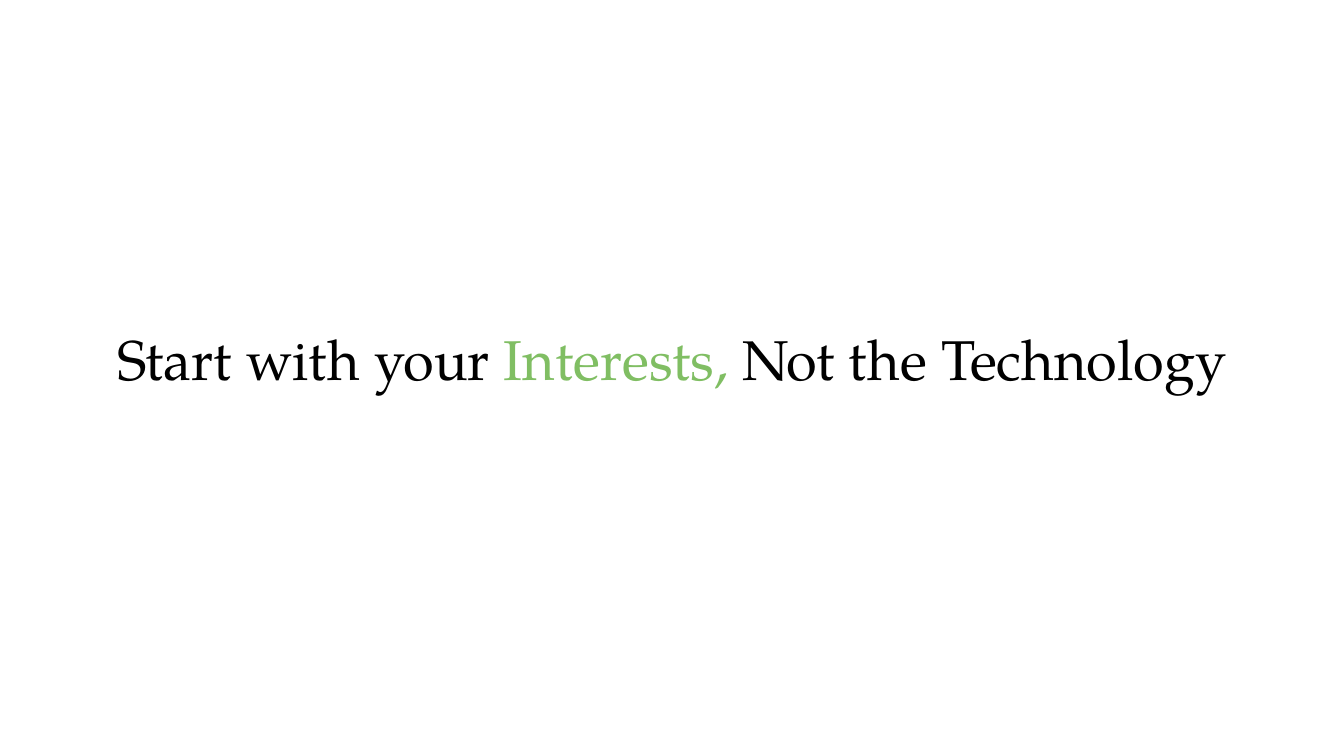
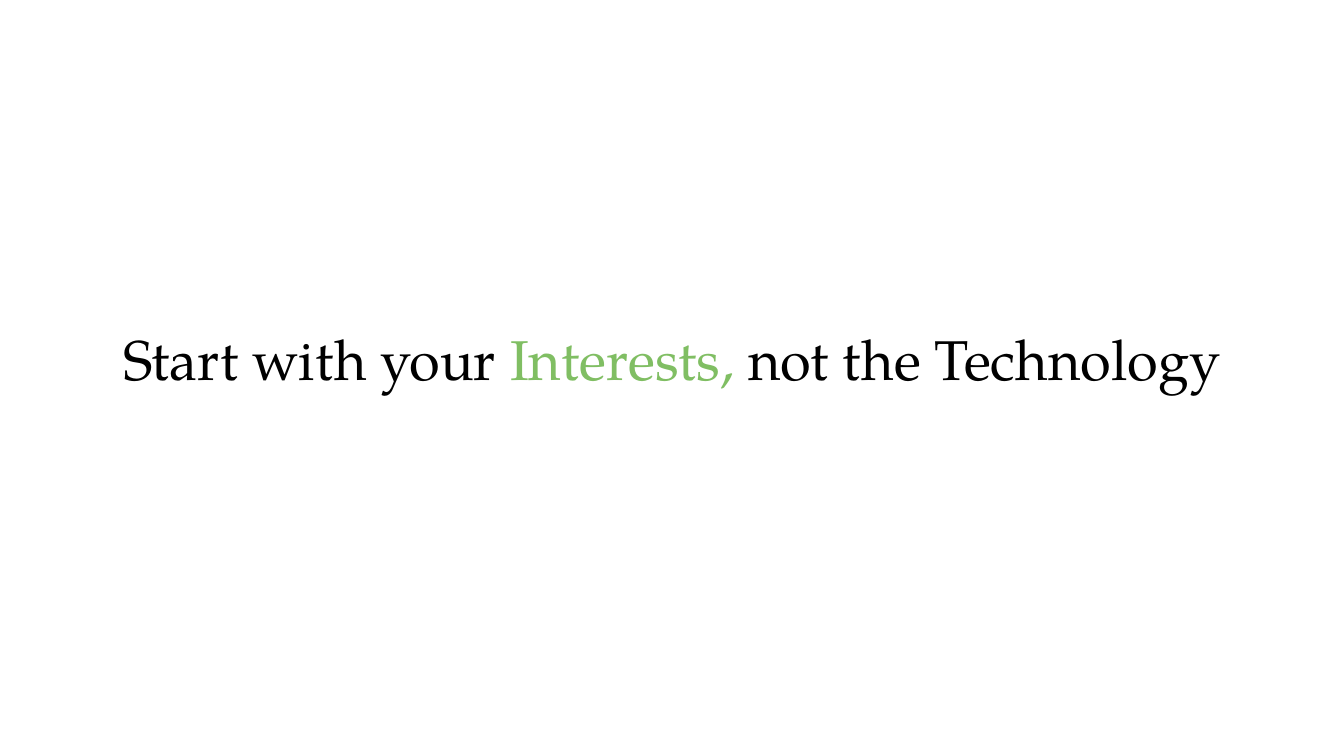
Before and after one commit to PracticumAI-Test/practicum, a slide deck: slide 11 of pai_getting_started.pptx (slide 3 before the commit). Drawn at 1344x756 pixels with LibreOffice and Linux fonts; fonts in the diff are those of the drawing. Boxes give left, top, right and bottom in pixels: in the first picture for what was removed or moved away, otherwise in the second. Text is boxed around its words. In the diff, an @@ line names an element or a change of style, - is before the commit and + after.

```diff
--- a/pai_getting_started.pptx
+++ b/pai_getting_started.pptx
@@ text at [123,339,1220,396]: text changed @@
-Start with your Interests, Not the Technology
+Start with your Interests, not the Technology
```
Also in this commit, not shown: 4 other slides changed, 4 slides added, 1 slide removed.
